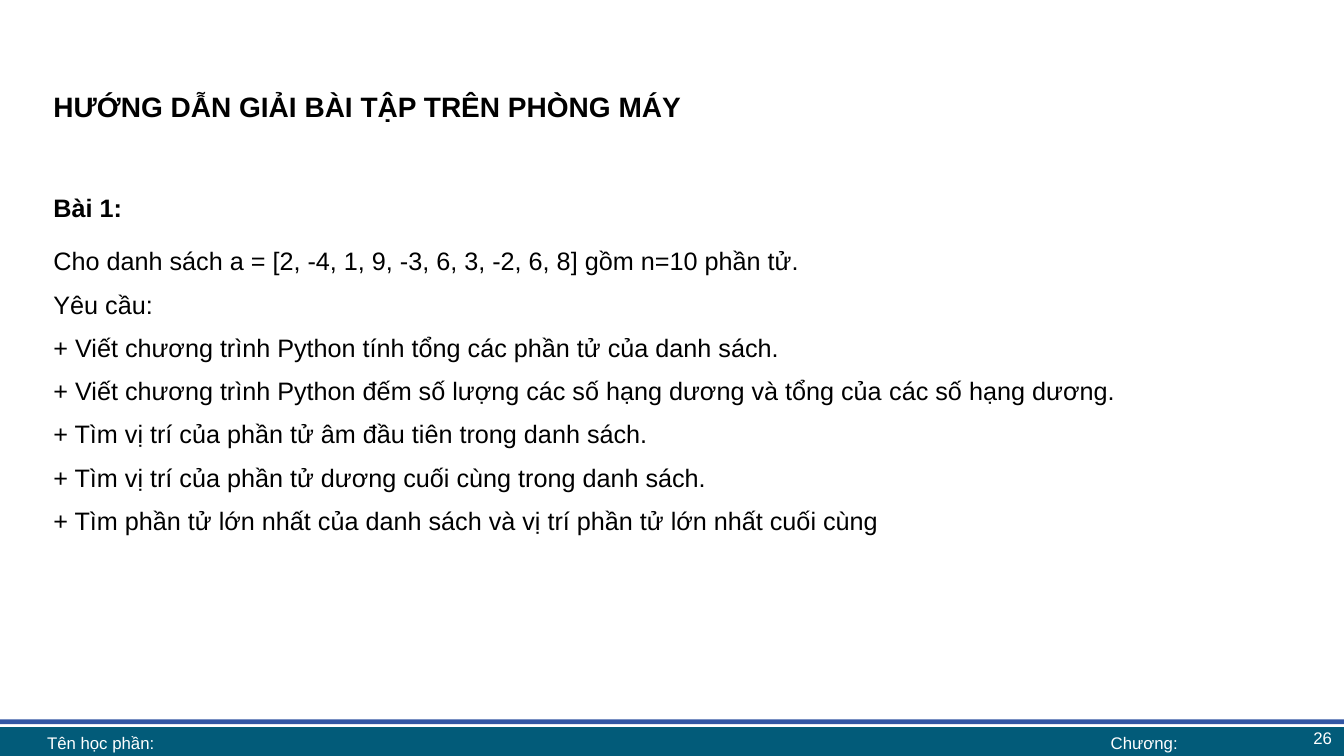
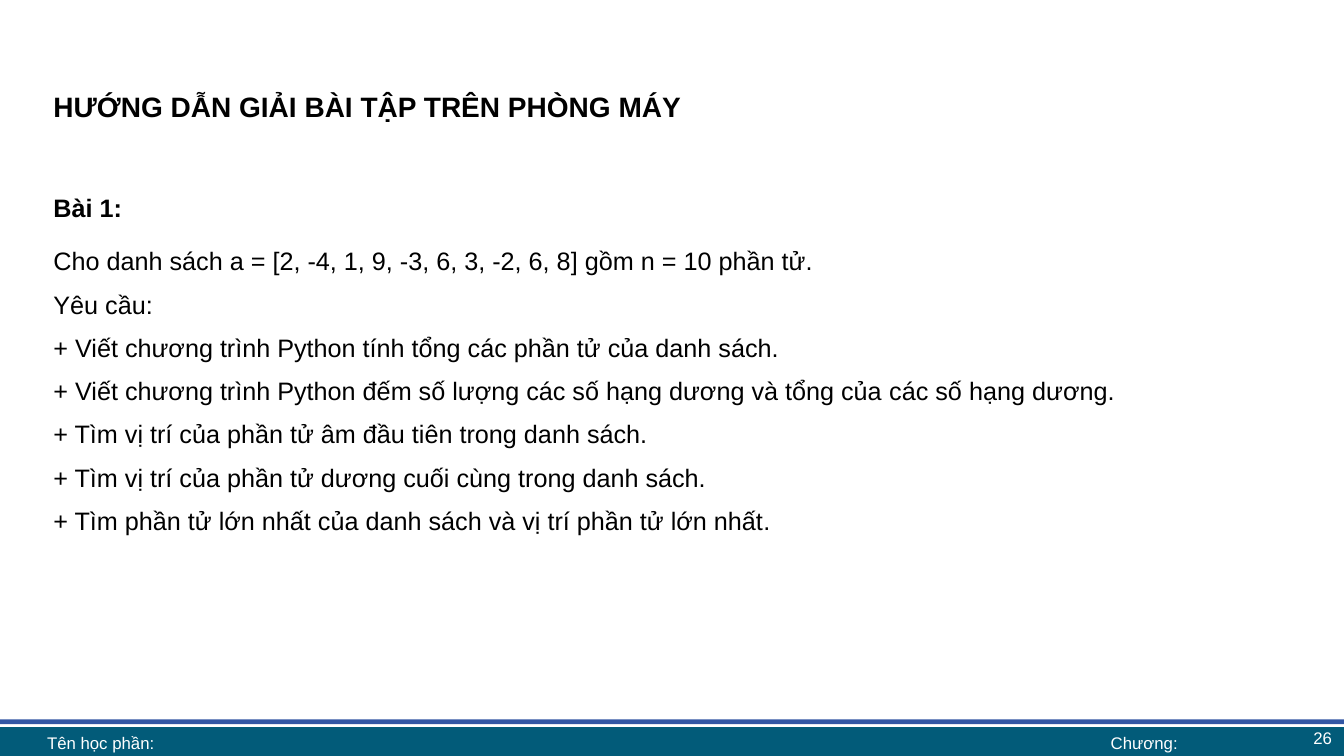
Before and after one commit to lhaaaaa/17A2-Ca-sang, a slide deck: slide 26 of Lab 6/Lab 6 bài giảng.pptx. Drawn at 1344x756 pixels with LibreOffice and Linux fonts; fonts in the diff are those of the drawing; background and template pictures are left out. Boxes give left, top, right and bottom in pixels: in the first picture for what was removed or moved away, otherwise in the second. Text is boxed around its words. In the diff, an @@ line names an element or a change of style, - is before the commit and + after.

```diff
--- a/Lab 6/Lab 6 bài giảng.pptx
+++ b/Lab 6/Lab 6 bài giảng.pptx
@@ text at box(53, 250, 813, 276): spaces changed @@
-Cho danh sách a = [2, -4, 1, 9, -3, 6, 3, -2, 6, 8] gồm n=10 phần tử.
+Cho danh sách a = [2, -4, 1, 9, -3, 6, 3, -2, 6, 8] gồm n = 10 phần tử.
@@ text at box(75, 510, 771, 536): text changed @@
-+ Tìm phần tử lớn nhất của danh sách và vị trí phần tử lớn nhất cuối cùng
++ Tìm phần tử lớn nhất của danh sách và vị trí phần tử lớn nhất.
```
Also in this commit, not shown: 7 other slides changed, 2 other files.
